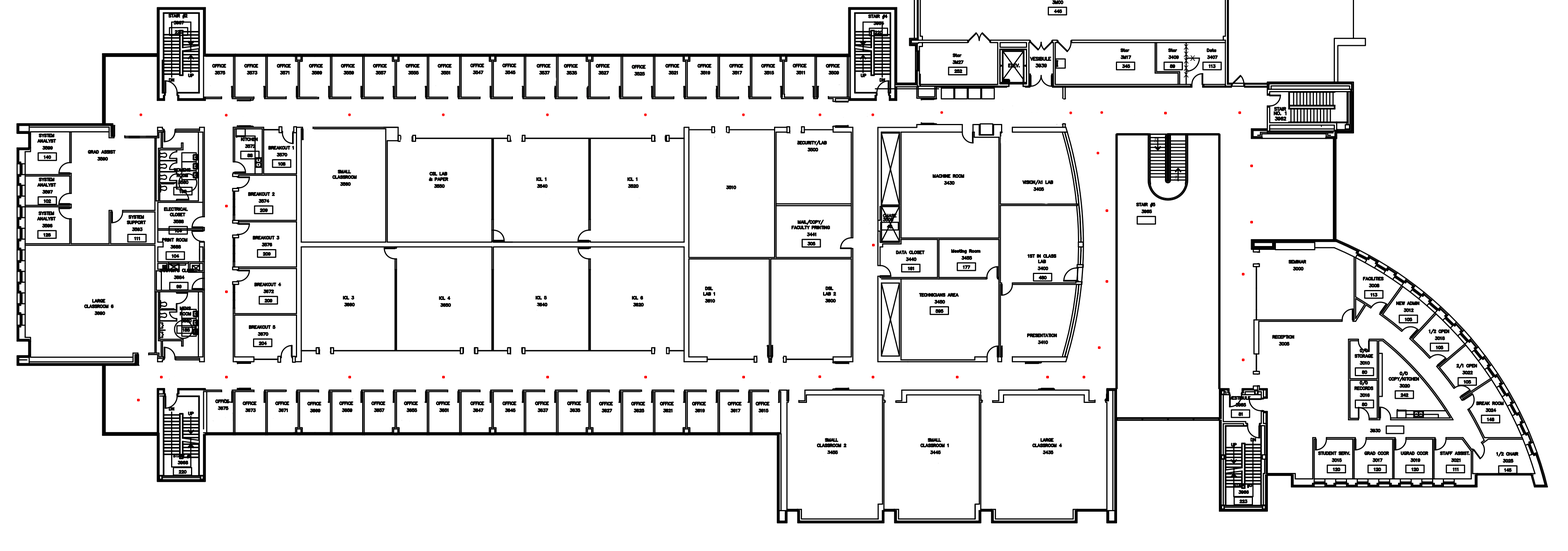
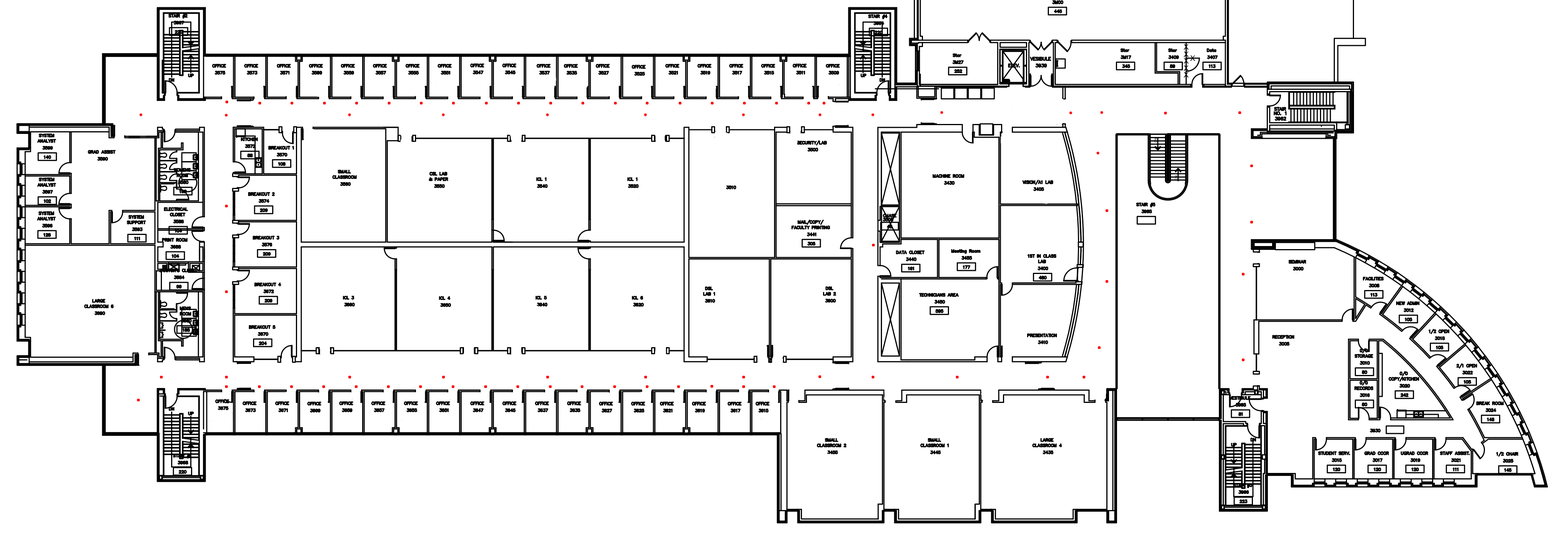
Revision of a layered 1568x551 image; what changed, layer by layer:
painted on "Locations" over [225, 100, 826, 389]
